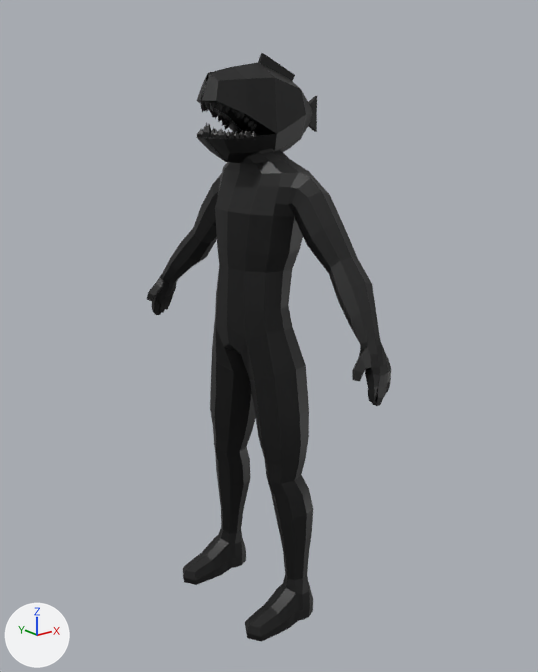
One commit to the FBX model Assets/Objects/NewObjects/Characters/fish man.fbx: the scene before it, then after it.
One viewpoint serves both versions: a camera (50 mm lens) standing at (-1.408, -1.844, 1.679) and looking at (0.028, -0.048, 0.961). Lighting does not change. The marker at lower left points along +X, +Y and +Z. Where no turn or scale is listed for an object, it has been applied to the vertices. Vertices at the same position are counted once.

Before the edit, the objects in view are built like this:
```python
me_mesh = bpy.data.meshes.new('Mesh')
me_mesh.from_pydata(...)  # 2825 vertices, 2812 faces; spans x -0.22..0.22, y -0.58..0.58, z -0.01..1.82
# faces by material slot: [670, 736, 736, 670]
me_mesh.materials.append(mat_whiteshade)  # white #ffffff
me_mesh.materials.append(mat_blackshade)  # black #000000
me_mesh.materials.append(mat_whiteshade1)  # white #ffffff
me_mesh.materials.append(mat_blackshade3)  # black #000000
ob_fish_man = bpy.data.objects.new('fish_man', me_mesh)
ob_fish_man.location = (0.037, -0.001, 0.0)
```
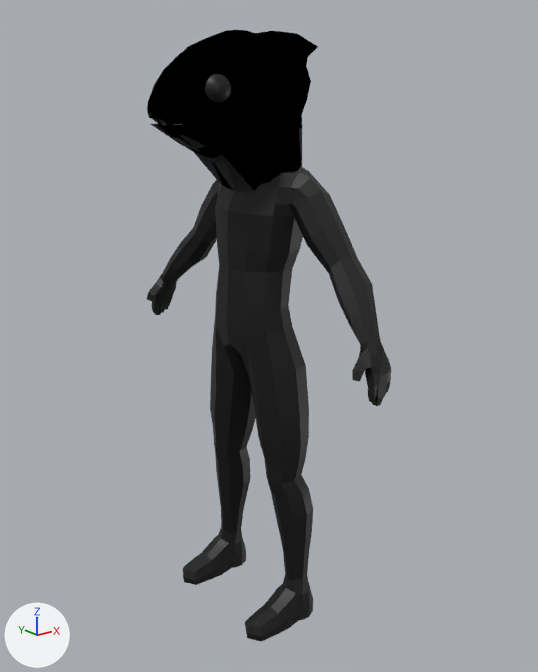
Where the newer file only moved an object's origin or applied its transform, the numbers keep the older frame.

Location of each change, [x1, y1, x2, y2] in pixels of the pictures (538 x 672 px; the box of a moved part takes in the faces that stretch with it):
```json
{"object": "fish_man", "change": "reshaped", "before": [147, 53, 391, 642], "after": [147, 30, 391, 642]}
{"part": 1, "of": "me_mesh", "change": "added", "after": [205, 74, 231, 103], "on screen": "black"}
{"part": 2, "of": "me_mesh", "change": "added", "after": [147, 30, 302, 192], "on screen": "black"}
{"part": 3, "of": "me_mesh", "change": "added", "after": [256, 31, 318, 112], "on screen": "black"}
{"part": 4, "of": "me_mesh", "change": "deleted", "before": [197, 96, 317, 141], "on screen": "black"}
{"part": 5, "of": "me_mesh", "change": "moved or reshaped", "before": [196, 53, 312, 163], "after": [151, 123, 182, 125]}
```

Scene script edits in JSON lines:
```json
{"op": "add", "block": "mat_blackshade9", "code": ["mat_blackshade9 = principled_material('BlackShade9')", "mat_blackshade9.base_color = (0.0, 0.0, 0.0)  # black #000000"]}
{"block": "me_mesh", "where": "# used by ob_fish_man; location = (0.037, -0.001, 0.0)"}
{"op": "remove", "block": "me_mesh", "code": "me_mesh.from_pydata(...)  # 2825 vertices, 2812 faces; spans x -0.22..0.22, y -0.58..0.58, z -0.01..1.82"}
{"op": "add", "block": "me_mesh", "code": "me_mesh.from_pydata(...)  # 2786 vertices, 2844 faces; spans x -0.38..0.22, y -0.58..0.58, z -0.01..1.88"}
{"block": "me_mesh", "change": "me_mesh part 1: a new loose piece, a UV sphere (20 segments, 20 rings, poles along z) spanning x -0.272..-0.185, y -0.135..-0.048, z 1.67..1.757, in mat_blackshade9 (black #000000)"}
{"block": "me_mesh", "change": "me_mesh part 2: a new loose piece of 226 vertices spanning x -0.38..0.12, y -0.17..0.17, z 1.37..1.88, in mat_blackshade (black #000000)"}
{"block": "me_mesh", "change": "me_mesh part 3: a new loose piece of 48 vertices spanning x -0.06..0.22, y -0.01..0.02, z 1.55..1.88, in mat_blackshade (black #000000)"}
{"block": "me_mesh", "change": "me_mesh part 4: 95 loose pieces with 1228 vertices, spanning x -0.21..0.22, y -0.09..0.09, z 1.58..1.81, are deleted"}
{"block": "me_mesh", "change": "me_mesh part 5: 122 vertices removed from x -0.22..0.19, y -0.11..0.11, z 1.5..1.82; 225 vertices added at x -0.37..0.11, y -0.16..0.17, z 1.38..1.87"}
{"op": "add", "block": "me_mesh", "code": "me_mesh.materials.append(mat_blackshade9)  # black #000000"}
```
